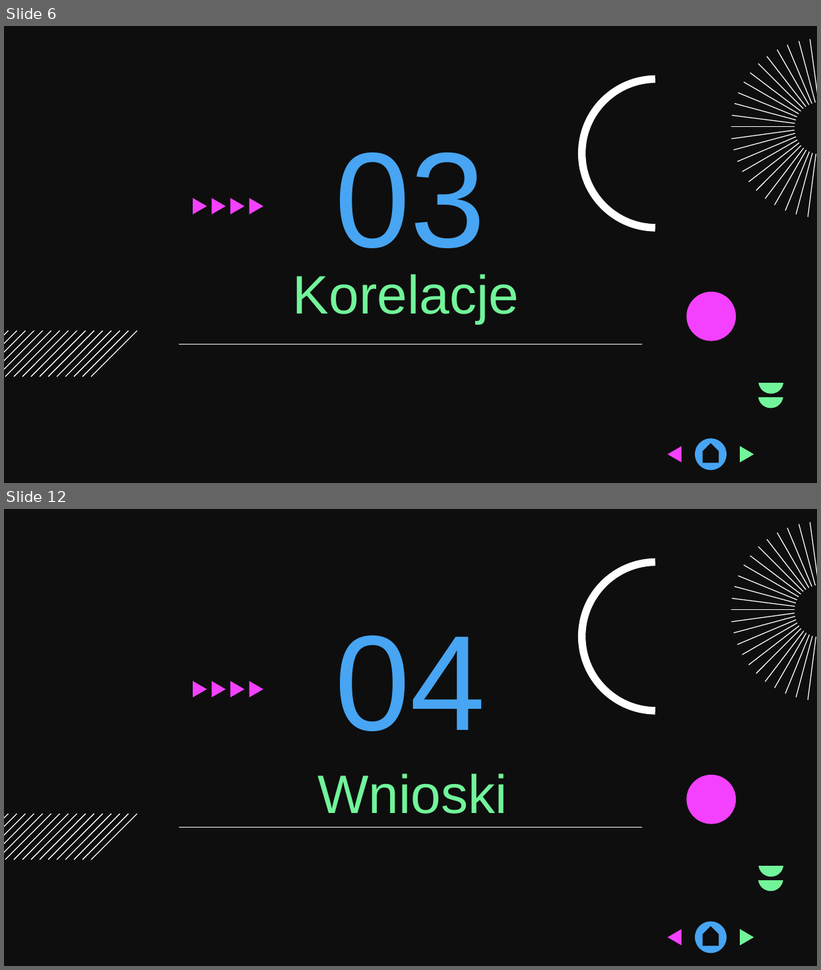
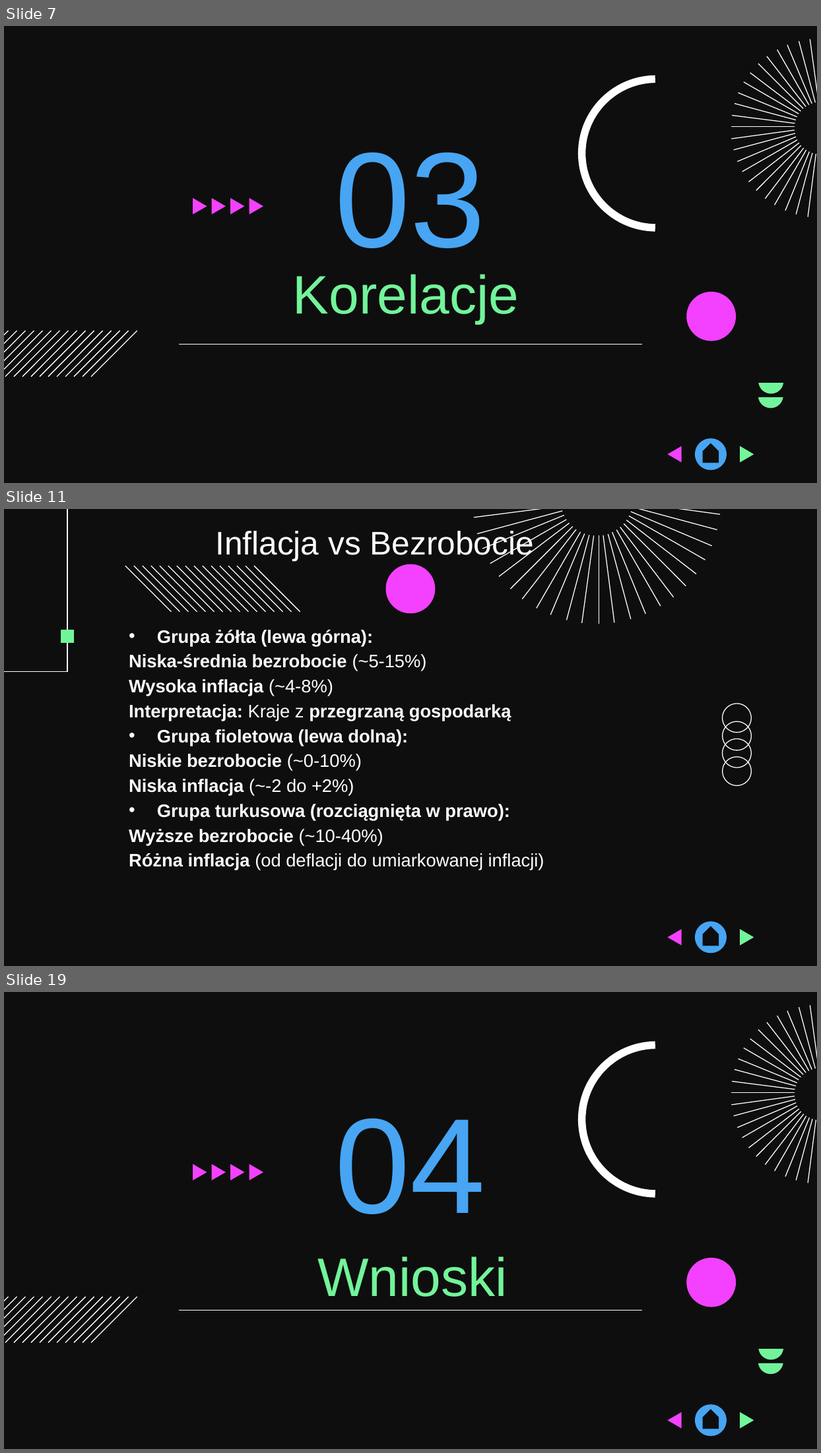
Before and after one commit to CyprianWo/AnalizaDanych-Projekt, a slide deck: Prezentacja_v2.pptx. Shown one above the other, each under a label of ours: slides 6 and 12 before the commit, slides 7, 11 and 19 after it; the slides between them are not shown. The pictures are 821x970 and 821x1453 pixels, drawn with LibreOffice and Linux fonts; fonts in the diff are those of the drawing; background and template pictures are left out. Boxes give left, top, right and bottom in pixels: in the first picture for what was removed or moved away, otherwise in the second. Text is boxed around its words. In the diff, an @@ line names an element or a change of style, - is before the commit and + after.

```diff
--- a/Prezentacja_v2.pptx
+++ b/Prezentacja_v2.pptx
@@ slide 11 added at (x1=4, y1=509, x2=817, y2=966), background picture (left out) @@
@@ freeform shape added at (x1=4, y1=509, x2=67, y2=671), fill #FFFFFF, outline #FFFFFF 0.75 pt @@
@@ group added at (x1=474, y1=509, x2=719, y2=624): 23 freeform shapes @@
@@ title added at (x1=215, y1=529, x2=534, y2=561), 29 pt, text #FFFFFF @@
+Inflacja vs Bezrobocie
@@ group added at (x1=125, y1=566, x2=301, y2=612): 16 freeform shapes @@
@@ freeform shape added at (x1=386, y1=564, x2=436, y2=614), fill #F341FF @@
@@ freeform shape added at (x1=61, y1=630, x2=74, y2=643), fill #72F49A @@
@@ subtitle added at (x1=129, y1=630, x2=545, y2=871), 16 pt, text #FFFFFF, bold @@
+• Grupa żółta (lewa górna):
+Niska-średnia bezrobocie (~5-15%)
+Wysoka inflacja (~4-8%)
+Interpretacja: Kraje z przegrzaną gospodarką
+• Grupa fioletowa (lewa dolna):
+Niskie bezrobocie (~0-10%)
+Niska inflacja (~-2 do +2%)
+• Grupa turkusowa (rozciągnięta w prawo):
+Wyższe bezrobocie (~10-40%)
+Różna inflacja (od deflacji do umiarkowanej inflacji)
@@ group added at (x1=721, y1=702, x2=753, y2=787): 4 freeform shapes @@
@@ ellipse added at (x1=695, y1=922, x2=727, y2=954), fill #47A5F3 @@
@@ freeform shape added at (x1=667, y1=929, x2=681, y2=946), fill #F341FF @@
@@ pentagon arrow added at (x1=702, y1=927, x2=719, y2=947), fill #0E0E0E @@
@@ freeform shape added at (x1=740, y1=929, x2=754, y2=946), fill #72F49A @@
@@ what was slide 6 is now slide 7 @@
@@ what was slide 12 is now slide 19 @@
```
Also in this commit, not shown: 5 slides changed, 8 other slides added, 2 slides removed.
